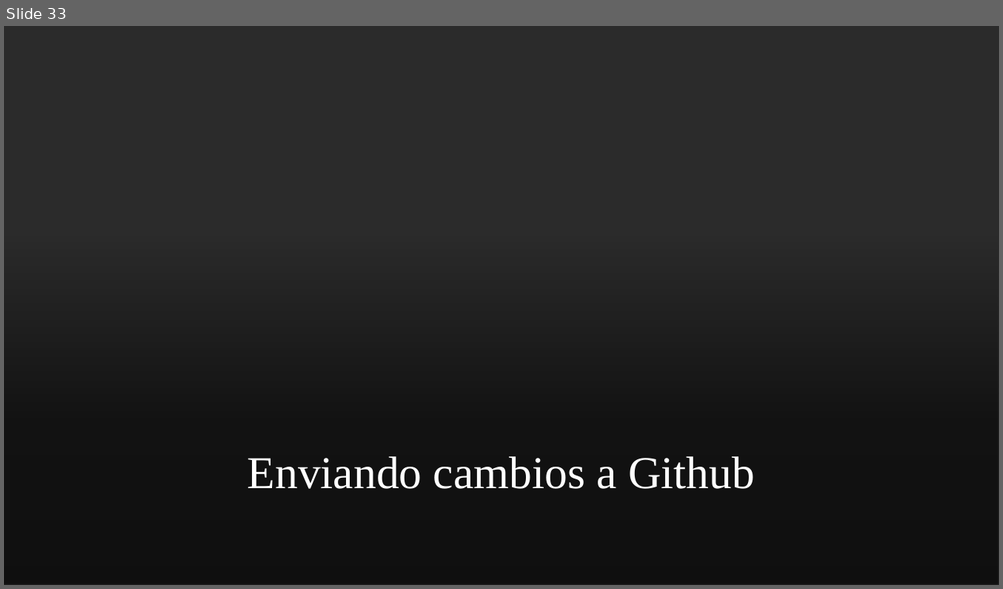
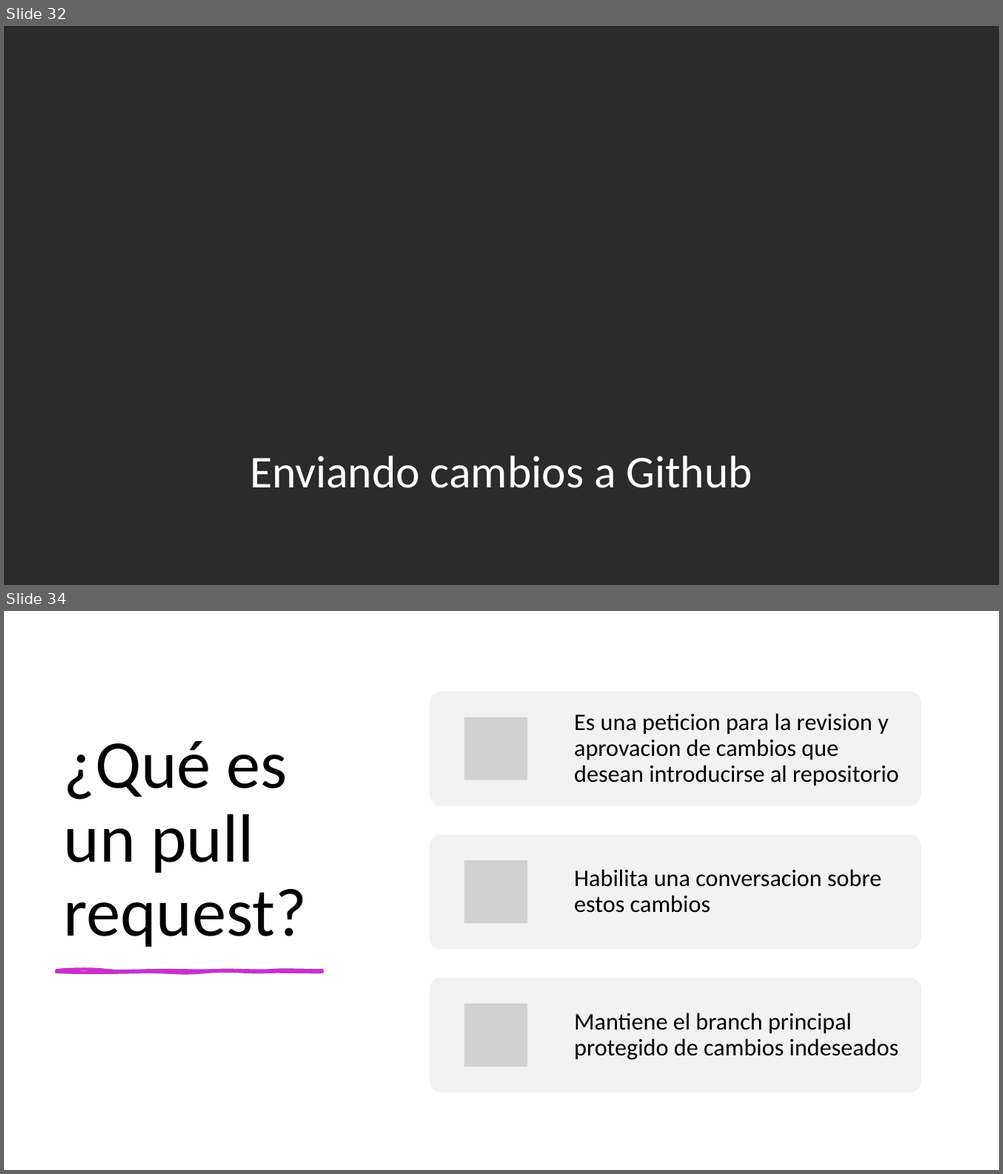
Before and after one commit to mfloresdev/Tutorial-Git, a slide deck: Git & GitHub.pptx. Shown one above the other, each under a label of ours: slide 33 before the commit, slides 32 and 34 after it; the slides between them are not shown. The pictures are 1003x589 and 1003x1174 pixels, drawn with LibreOffice and Linux fonts; fonts in the diff are those of the drawing; grey boxes stand for pictures; background and template pictures are left out; a plain dark background stands for a picture behind light text. Boxes give left, top, right and bottom in pixels: in the first picture for what was removed or moved away, otherwise in the second. Text is boxed around its words. In the diff, an @@ line names an element or a change of style, - is before the commit and + after.

```diff
--- a/Git & GitHub.pptx
+++ b/Git & GitHub.pptx
@@ slide 34 added at [4,611,999,1170], background #FFFFFF @@
@@ title added at [64,741,307,947], 66 pt, text #000000 @@
+¿Qué es un pull request?
@@ freeform shape added at [57,971,322,972], fill #C830CC, outline #C830CC 3 pt @@
@@ group added at [430,692,921,1093]: 3 rounded rectangles, 3 pictures, 3 texts @@
+Es una peticion para la revision y aprovacion de cambios que desean introducirse al repositorio
+Habilita una conversacion sobre estos cambios
+Mantiene el branch principal protegido de cambios indeseados
@@ what was slide 33 is now slide 32 @@
@@ slide 32 changed as well @@
@@ rectangle removed at [4,26,999,585] @@
@@ freeform shape removed at [864,175,999,437] @@
@@ freeform shape removed at [864,175,999,437] @@
@@ freeform shape removed at [869,182,999,430] @@
@@ freeform shape removed at [869,182,999,430] @@
@@ rectangle removed at [4,210,999,585] @@
@@ title "Enviando cambios a Github" at [250,456,751,488]: font Times New Roman to Calibri; line spacing 1 to 0.9 @@
```
Also in this commit, not shown: 20 other slides changed, 18 other slides added, 18 slides removed.
